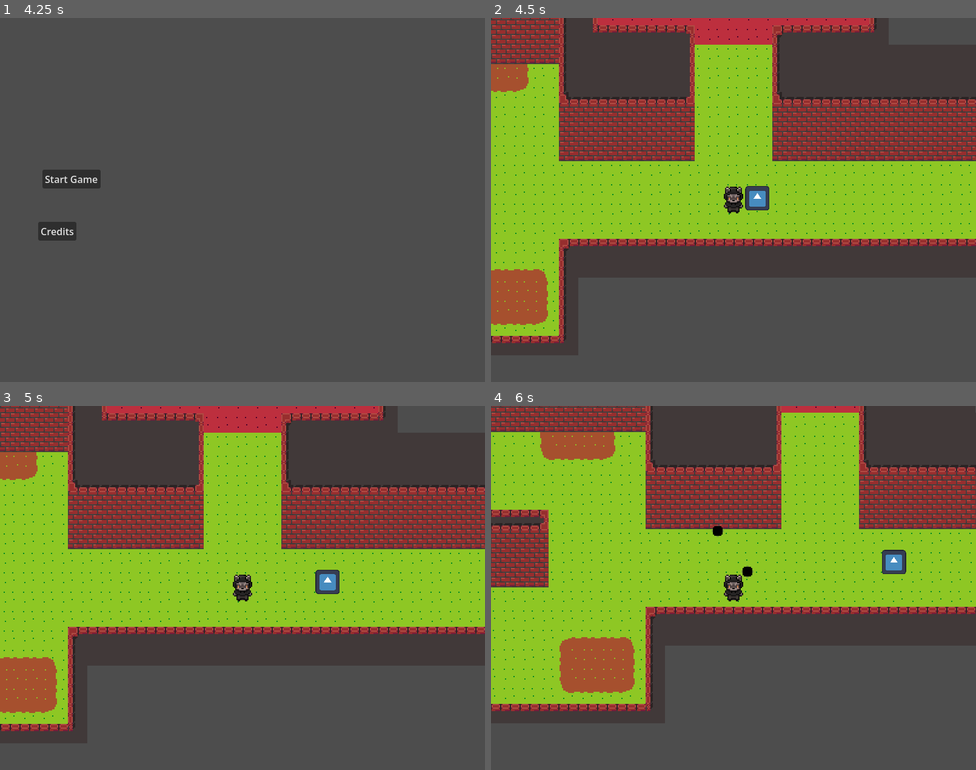
Above: before the commit, frames 1-4 (two rows, left to right).
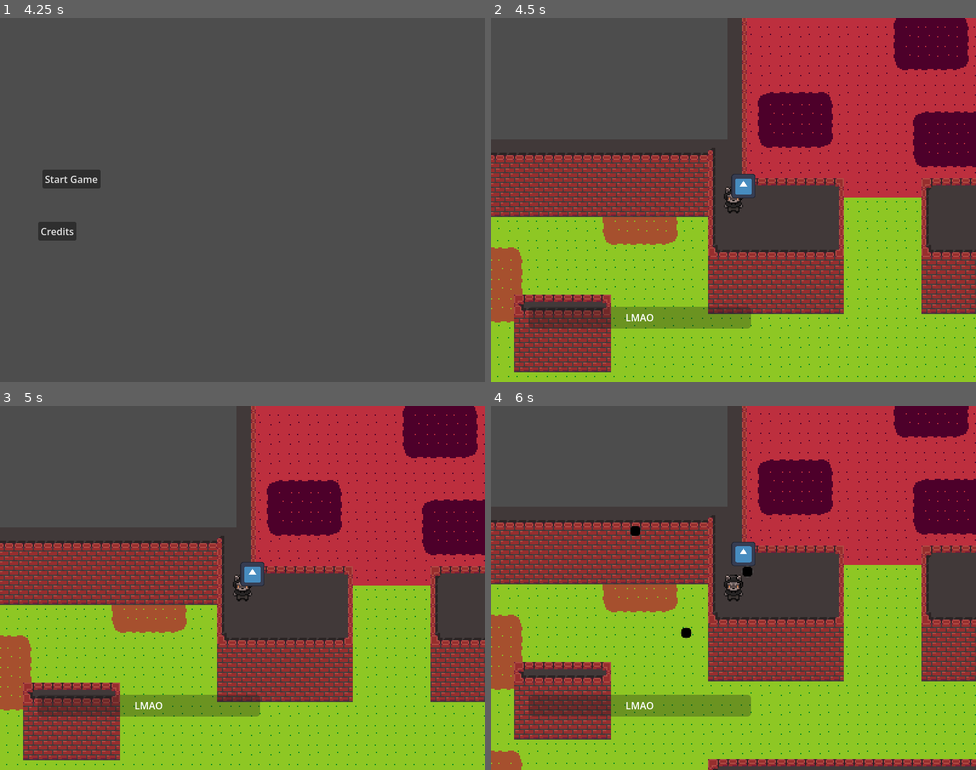
Above: after the commit, the same moments.

Repository: ygda-org/stock-strikers
Game: Godot game, scene res://main/startup_scene.tscn
The game is run twice, just before and just after one commit, with the same random seed, the same clock (stepped at 60 frames per second) and the same inputs. The engine's default icon, where the game draws it, is replaced by a stand-in: a white triangle on a blue panel in a dark square.
Inputs (mouse positions are in pixels of both pictures, inside the frame that each line leads up to):
- Up to frame 1 (4.25 s): tap Enter (ui_accept) at 0.5, 0.77, 1.25, 1.52, 2.75, 3.02, 3.77 s; move the mouse to (349, 181) at 0.52 s; hold D (move_right) 0.53-1.28 s; click (349, 181) at 0.6 s; move the mouse to (145, 218) at 1.27 s; hold S (move_down) 1.28-2.03 s; click (145, 218) at 1.35 s; move the mouse to (291, 119) at 2.02 s; hold D (move_right) 2.03-2.78 s; click (291, 119) at 2.1 s; move the mouse to (218, 272) at 2.77 s; hold W (move_up) 2.78-3.53 s; click (218, 272) at 2.85 s; move the mouse to (388, 254) at 3.52 s; hold A (move_left) from 3.53 s (still down); click (388, 254) at 3.6 s
- Up to frame 2 (4.5 s): release A (move_left) at 4.25 s; click "Start Game" at 4.25 s
- Up to frame 3 (5 s): no input
- Up to frame 4 (6 s): move the mouse to (588, 533) at 5.02 s; hold A (move_left) 5.03-5.78 s; click (588, 533) at 5.1 s; tap Enter (ui_accept) at 5.27 s; move the mouse to (757, 588) at 5.77 s; hold S (move_down) from 5.78 s (still down); click (757, 588) at 5.85 s

Frame 1 is identical in both runs. In frame 2, 83% of the frame differs, in the area x 0-100%, y 0-100%; in frame 3, 83%; in frame 4, 83%.

Commit message:
health bar

Diff:
--- a/enemies/piggy_bank.gd
+++ b/enemies/piggy_bank.gd
@@ -28,8 +28,9 @@
 		var collision = get_slide_collision(i)
 		var body = collision.get_collider()
 		if body.is_in_group("Player"):
-			body.hurt()
+			body.hurt(10)
 			knockback(300)
+			break
 	move_and_slide()
 
 
--- /dev/null
+++ b/gui/battle_gui.tscn
@@ -0,0 +1,67 @@
+[gd_scene format=3 uid="uid://dr63yl5l5a3ww"]
+
+[ext_resource type="Script" uid="uid://ba6t5i6nk78wv" path="res://gui/health_bar.gd" id="1_a4qft"]
+
+[node name="BattleGui" type="CanvasLayer" unique_id=100503230]
+
+[node name="HealthBar" type="Control" parent="." unique_id=2089629803 node_paths=PackedStringArray("bar", "text")]
+layout_mode = 3
+anchors_preset = 15
+anchor_right = 1.0
+anchor_bottom = 1.0
+grow_horizontal = 2
+grow_vertical = 2
+script = ExtResource("1_a4qft")
+bar = NodePath("VBoxContainer/HBoxContainer/ProgressBar")
+text = NodePath("VBoxContainer/HBoxContainer/ProgressBar/HBoxContainer/Label")
+
+[node name="VBoxContainer" type="VBoxContainer" parent="HealthBar" unique_id=1770067050]
+layout_mode = 1
+anchors_preset = 15
+anchor_right = 1.0
+anchor_bottom = 1.0
+grow_horizontal = 2
+grow_vertical = 2
+
+[node name="Vbuffer1" type="Control" parent="HealthBar/VBoxContainer" unique_id=1804353691]
+layout_mode = 2
+size_flags_vertical = 3
+size_flags_stretch_ratio = 12.84
+
+[node name="HBoxContainer" type="HBoxContainer" parent="HealthBar/VBoxContainer" unique_id=1142969029]
+layout_mode = 2
+size_flags_vertical = 3
+
+[node name="Hbuffer1" type="Control" parent="HealthBar/VBoxContainer/HBoxContainer" unique_id=10764489]
+layout_mode = 2
+size_flags_horizontal = 3
+size_flags_stretch_ratio = 0.16
+
+[node name="ProgressBar" type="ProgressBar" parent="HealthBar/VBoxContainer/HBoxContainer" unique_id=1499703614]
+layout_mode = 2
+size_flags_horizontal = 3
+size_flags_vertical = 1
+show_percentage = false
+
+[node name="HBoxContainer" type="HBoxContainer" parent="HealthBar/VBoxContainer/HBoxContainer/ProgressBar" unique_id=1342882158]
+layout_mode = 1
+anchors_preset = 15
+anchor_right = 1.0
+anchor_bottom = 1.0
+grow_horizontal = 2
+grow_vertical = 2
+
+[node name="Label" type="Label" parent="HealthBar/VBoxContainer/HBoxContainer/ProgressBar/HBoxContainer" unique_id=864941848]
+layout_mode = 2
+size_flags_horizontal = 6
+text = "LMAO"
+horizontal_alignment = 1
+
+[node name="Hbuffer2" type="Control" parent="HealthBar/VBoxContainer/HBoxContainer" unique_id=417026368]
+layout_mode = 2
+size_flags_horizontal = 3
+
+[node name="Vbuffer2" type="Control" parent="HealthBar/VBoxContainer" unique_id=1529894509]
+layout_mode = 2
+size_flags_vertical = 3
+size_flags_stretch_ratio = 2.26
--- /dev/null
+++ b/gui/health_bar.gd
@@ -0,0 +1,18 @@
+extends Control
+@export var bar:ProgressBar
+@export var text:Label
+
+# Called when the node enters the scene tree for the first time.
+func _ready() -> void:
+	pass
+
+
+# Called every frame. 'delta' is the elapsed time since the previous frame.
+func _process(delta: float) -> void:
+	if GameState.player:
+		GameState.player.player_hp_update.connect(_on_player_hp_update)
+
+func _on_player_hp_update(max_hp,current_hp):
+	bar.max_value = max_hp
+	bar.value = current_hp
+	text.text = str(current_hp) + "/" + str(max_hp)
--- a/main/main.tscn
+++ b/main/main.tscn
@@ -3,6 +3,7 @@
 [ext_resource type="PackedScene" uid="uid://3smqvhstcant" path="res://player/player.tscn" id="1_53q0u"]
 [ext_resource type="PackedScene" uid="uid://b73ufdvihi6ks" path="res://enemies/piggy_bank.tscn" id="2_pjrb6"]
 [ext_resource type="PackedScene" uid="uid://bf3hx2y400gmf" path="res://level/level.tscn" id="3_xwkvk"]
+[ext_resource type="PackedScene" uid="uid://dr63yl5l5a3ww" path="res://gui/battle_gui.tscn" id="4_c651c"]
 
 [node name="Main" type="Node2D" unique_id=426619736]
 
@@ -17,7 +18,7 @@
 [node name="Level" parent="." unique_id=494579793 instance=ExtResource("3_xwkvk")]
 
 [node name="Player" parent="." unique_id=453716687 instance=ExtResource("1_53q0u")]
-position = Vector2(128, 128)
+
+[node name="BattleGui" parent="Player" unique_id=437198166 instance=ExtResource("4_c651c")]
 
 [node name="PiggyBank" parent="." unique_id=644549125 instance=ExtResource("2_pjrb6")]
-position = Vector2(156, 126)
--- a/player/player.gd
+++ b/player/player.gd
@@ -1,6 +1,8 @@
 extends CharacterBody2D
 
 @export var acceleration_curve: Curve
+
+signal player_hp_update(max_health,current_health)
 
 const ACCELERATION = 3000
 const DECELERATION = 120
@@ -9,11 +11,14 @@
 const BULLET = preload("uid://ckwbgunr68qm")
 
 var invincible: bool = false
+var max_health := 100
+var current_health := 100
 
 @onready var collision_shape:CollisionShape2D = $CollisionShape2D
 @onready var itimer:Timer = $InvincibleTimer
 func _ready(): # probably load stats from gamestate right
 	GameState.player = self
+	player_hp_update.emit(max_health,current_health)
 
 func _process(delta):
 	var input_dir = Input.get_vector("move_left", "move_right", "move_up", "move_down")
@@ -45,10 +50,11 @@
 	bullet.velocity = (target_position-global_position).normalized()*100 # idk bullet shoot speed for now
 	get_parent().add_child(bullet)
 	bullet.global_position = global_position
-
-func hurt():
+func hurt(damage:int):
 	set_collision_layer_value(1,false)
 	itimer.start()
+	current_health -= damage
+	player_hp_update.emit(max_health,current_health)
 
 
 func _on_invincible_timer_timeout() -> void:
Not shown, added: gui/health_bar.gd.uid
